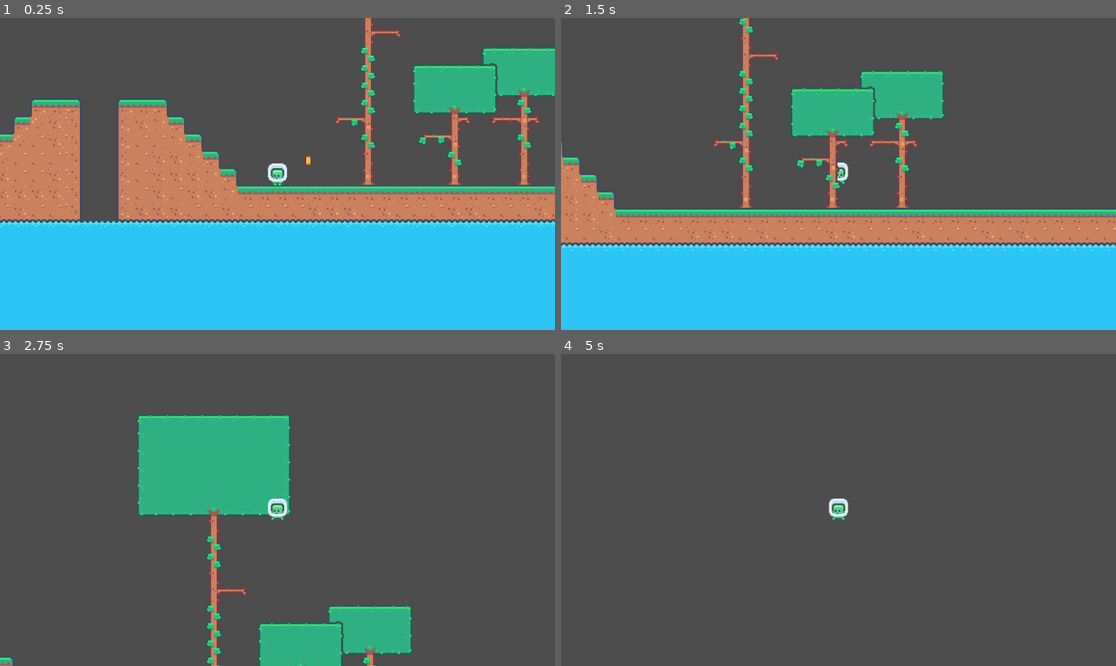
Above: before the commit, frames 1-4 (two rows, left to right).
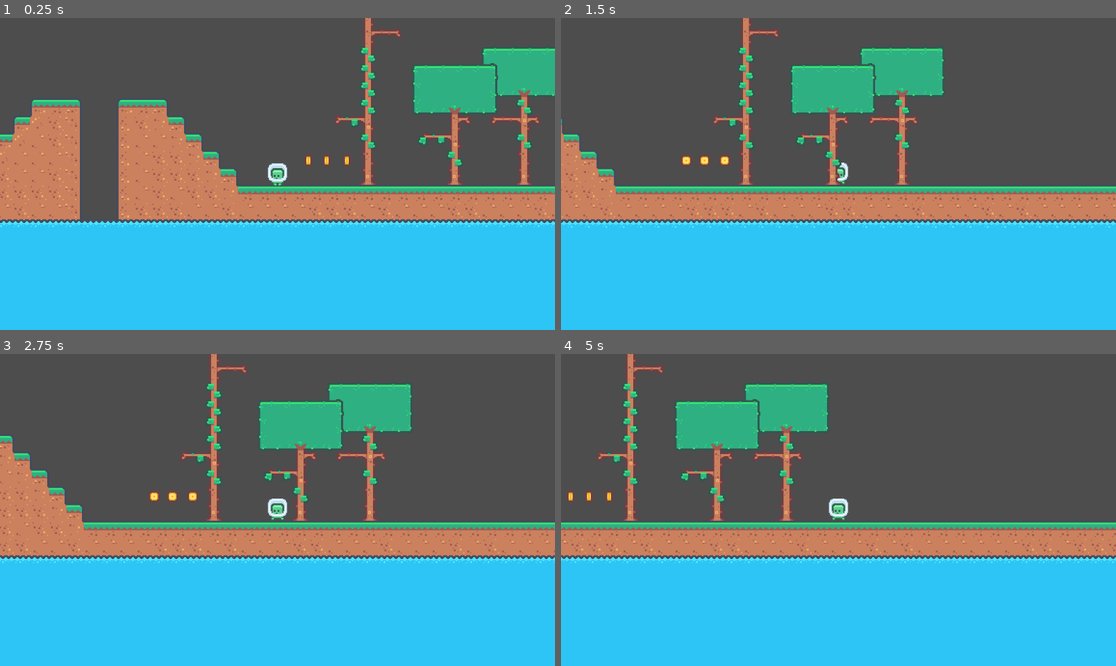
Above: after the commit, the same moments.

Repository: philipheindel/GodotPlatformer
Game: Godot game, scene res://tile_map.tscn
Same seed, same stepped clock (60 frames per second), same inputs: the game is played once before the commit and once after it.
Inputs:
- Up to frame 1 (0.25 s): no input
- Up to frame 2 (1.5 s): tap Enter (ui_accept) at 0.5, 1.35 s; hold Enter (ui_accept) 0.53-1.28 s; hold Right (ui_right) from 0.53 s (still down)
- Up to frame 3 (2.75 s): tap Enter (ui_accept) at 1.52, 1.82 s; release Right (ui_right) at 2.03 s; hold Left (ui_left) from 2.03 s (still down); hold Enter (ui_accept) from 2.03 s (still down)
- Up to frame 4 (5 s): release Left (ui_left) at 2.78 s; release Enter (ui_accept) at 2.78 s; hold Right (ui_right) 2.78-4.28 s; tap Enter (ui_accept) at 2.85, 3.02, 3.32, 4.35, 4.52, 4.82 s; hold Enter (ui_accept) 3.53-4.28 s; hold Left (ui_left) from 4.28 s (still down)

The runs differ from the first frame. In frame 1, less than 0.1% of the frame differs, in the area x 58-64%, y 43-48%; in frame 2, 26%; in frame 3, 62%, in the area x 0-100%, y 0-100%; in frame 4, 53%.

Commit message:
Started implementing variable jump height

Diff:
--- a/entities/player/player.gd
+++ b/entities/player/player.gd
@@ -2,7 +2,7 @@
 
 
 const SPEED: float = 200.0
-const JUMP_VELOCITY: float = -200.0
+const JUMP_VELOCITY: float = -300.0
 
 
 @export_enum("Blue", "Green", "Pink", "Yellow") var player_type: String = "Green"
@@ -12,6 +12,8 @@
 var gravity = ProjectSettings.get_setting("physics/2d/default_gravity")
 var walking: bool = false
 var falling: bool = false
+var max_jump_duration: float = 0.1
+var jump_total: float
 
 
 func _ready():
@@ -23,11 +25,19 @@
 	if not is_on_floor():
 		velocity.y += gravity * delta
 
-	if (Input.is_action_pressed("ui_up") or Input.is_action_pressed("ui_accept")): # and is_on_floor():
-		velocity.y = JUMP_VELOCITY
-
 	if (Input.is_action_just_released("ui_up") or Input.is_action_just_released("ui_accept")) and not is_on_floor():
 		falling = true
+
+
+	if not falling and (Input.is_action_pressed("ui_up") or Input.is_action_pressed("ui_accept")) and is_on_floor():
+		velocity.y = JUMP_VELOCITY
+		jump_total += delta
+		if jump_total >= max_jump_duration:
+			falling = true
+			jump_total = 0.0
+		print(jump_total)
+
+
 
 	var direction = Input.get_axis("ui_left", "ui_right")
 	if direction:
@@ -41,6 +51,8 @@
 		velocity.x = move_toward(velocity.x, 0, SPEED)
 		$AnimatedSprite2D.animation = _get_animation("idle")
 
+	if Input.is_action_pressed("ui_down") and is_on_floor():
+		velocity = Vector2(-600.0, -200.0)
 	move_and_slide()
 
 
--- a/tile_map.tscn
+++ b/tile_map.tscn
@@ -2231,3 +2231,9 @@
 
 [node name="Coin" parent="." instance=ExtResource("4_u1gc2")]
 position = Vector2(577, 407)
+
+[node name="Coin2" parent="." instance=ExtResource("4_u1gc2")]
+position = Vector2(596, 407)
+
+[node name="Coin3" parent="." instance=ExtResource("4_u1gc2")]
+position = Vector2(617, 407)
